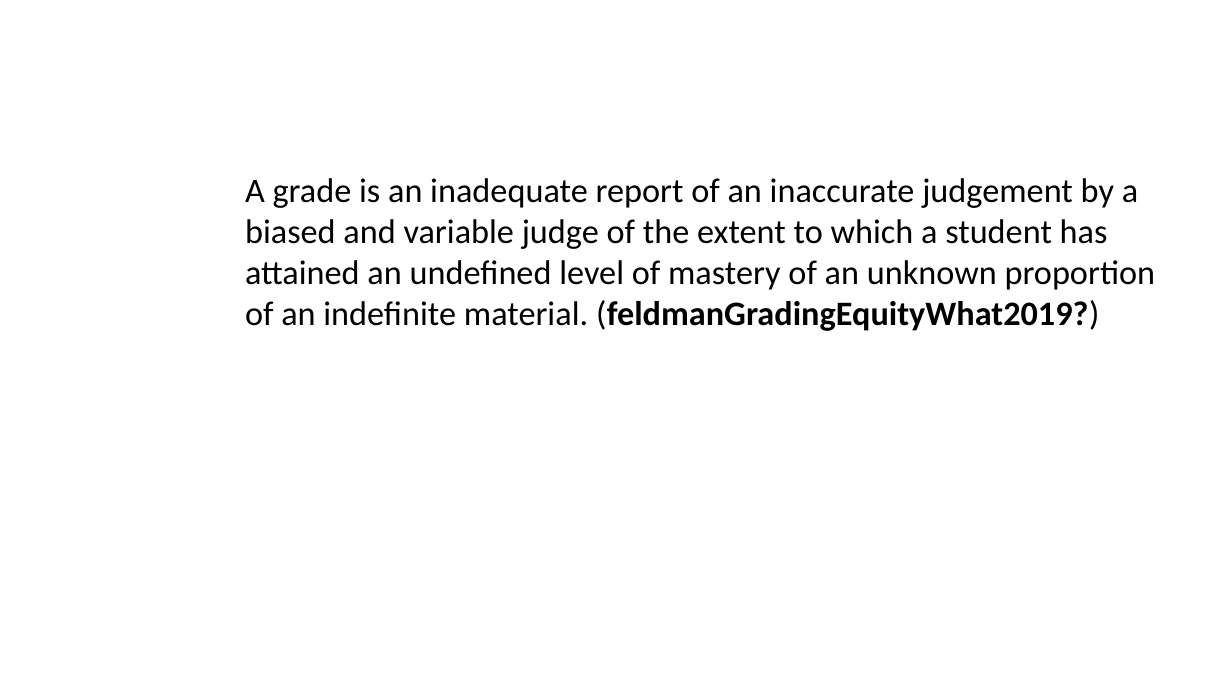
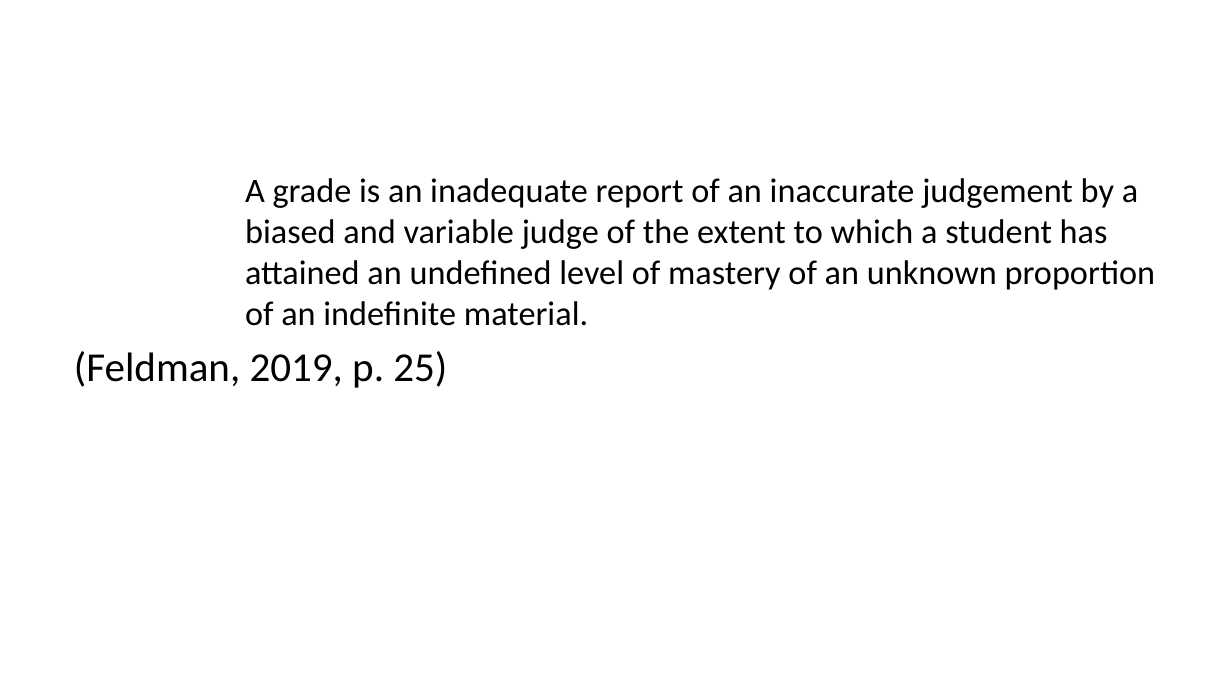
Before and after one commit to cmadland/slides, a slide deck: slide 6 of docs/posts/fpl-assessment/index.pptx (slide 4 before the commit). Drawn at 1232x693 pixels with LibreOffice and Linux fonts; fonts in the diff are those of the drawing. Boxes give left, top, right and bottom in pixels: in the first picture for what was removed or moved away, otherwise in the second. Text is boxed around its words. In the diff, an @@ line names an element or a change of style, - is before the commit and + after.

```diff
--- a/docs/posts/fpl-assessment/index.pptx
+++ b/docs/posts/fpl-assessment/index.pptx
@@ text at <box>74,178,1156,388</box>: text changed @@
-A grade is an inadequate report of an inaccurate judgement by a biased and variable judge of the extent to which a student has attained an undefined level of mastery of an unknown proportion of an indefinite material. (feldmanGradingEquityWhat2019?)
+A grade is an inadequate report of an inaccurate judgement by a biased and variable judge of the extent to which a student has attained an undefined level of mastery of an unknown proportion of an indefinite material.
+(Feldman, 2019, p. 25)
```
Also in this commit, not shown: 8 other slides changed, 7 slides added, 1 slide removed, 13 other files.
